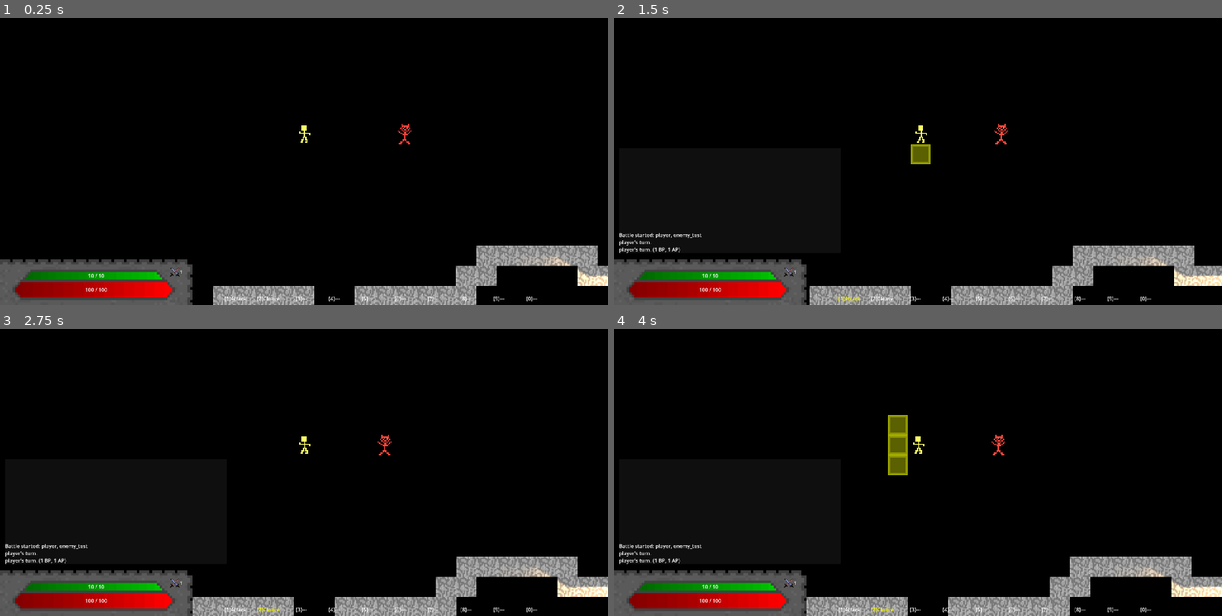
Above: before the commit, frames 1-4 (two rows, left to right).
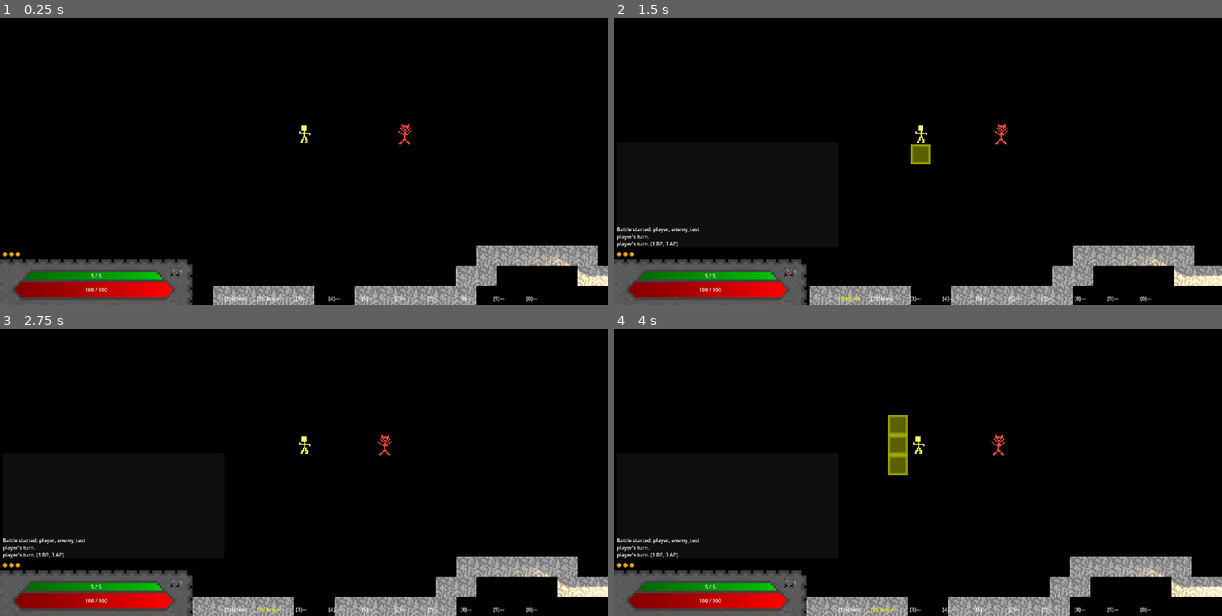
Above: after the commit, the same moments.

Repository: E-Rodowicz/Project-Fantasy
Game: Godot game, scene res://scenes/levels/world.tscn
Two runs of this game, one before a commit and one after it. Both use one fixed random seed, a clock stepped at 60 frames per second and the inputs below.
Inputs:
- Up to frame 1 (0.25 s): no input
- Up to frame 2 (1.5 s): tap Enter at 0.5 s; hold Right (ui_right) 0.53-1.28 s; tap 0 (ability_0) at 0.6 s; hold Down (ui_down) from 1.28 s (still down); tap 1 (ability_1) at 1.35 s
- Up to frame 3 (2.75 s): release Down (ui_down) at 2.03 s; hold Right (ui_right) from 2.03 s (still down); tap 2 (ability_2) at 2.1 s
- Up to frame 4 (4 s): release Right (ui_right) at 2.78 s; hold Up (ui_up) 2.78-3.53 s; tap 3 (ability_3) at 2.85 s; hold Left (ui_left) from 3.53 s (still down); tap 4 (ability_4) at 3.6 s

The runs differ from the first frame. In frame 1, less than 0.1% of the frame differs, in the area x 0-18%, y 81-91%; in frame 2, 0.5%, in the area x 0-18%, y 72-91%; in frame 3, 0.5%; in frame 4, 0.5%.

Commit message:
MP bar progression + AP orbs + MP over cursor

Diff:
--- a/scenes/gui/combat_log_display.tscn
+++ b/scenes/gui/combat_log_display.tscn
@@ -11,10 +11,10 @@
 
 [node name="PanelContainer" type="PanelContainer" parent="." unique_id=854032027]
 layout_mode = 0
-offset_left = 16.0
-offset_top = 584.0
-offset_right = 716.0
-offset_bottom = 916.0002
+offset_left = 9.32
+offset_top = 566.1
+offset_right = 709.32
+offset_bottom = 898.10016
 
 [node name="RichTextLabel" type="RichTextLabel" parent="PanelContainer" unique_id=311139901]
 layout_mode = 2
--- a/scenes/gui/player_hud.gd
+++ b/scenes/gui/player_hud.gd
@@ -4,31 +4,106 @@
 @onready var hp_label: Label = $anchor/hp_bar/hp_label
 
 @onready var mp_bar: TextureProgressBar = $anchor/mp_bar
-@onready var mp_label: Label = $anchor/mp_bar/mp_label
+@onready var mp_bar_preview: TextureProgressBar = $anchor/mp_bar_preview
+@onready var mp_label: Label = $anchor/mp_label
 
 @onready var bp_icon: TextureRect = $anchor/bp_icon
 @onready var bp_label: Label = $anchor/bp_icon/bp_label
 
+@onready var ap_container: HBoxContainer = $anchor/ap_container
+
+var orb_filled: Texture2D = preload("res://assets/sprites/ap_orb_filled.png")
+var orb_empty: Texture2D = preload("res://assets/sprites/ap_orb_empty.png")
+var orb_nodes: Array = []
+
+var mp_flash_sheet: Texture2D = preload("res://assets/sprites/mp_bar_flash-Sheet.png")
+var mp_flash_frames: Array = []
+var mp_flash_frame: int = 0
+var mp_flash_timer: float = 0.0
+
+const MP_FLASH_FRAME_COUNT: int = 6
+const MP_FLASH_FPS: float = 10.0
+
 func _ready() -> void:
 	process_mode = Node.PROCESS_MODE_ALWAYS
+	var frame_width: float = mp_flash_sheet.get_width() / MP_FLASH_FRAME_COUNT
+	var frame_height: float = mp_flash_sheet.get_height()
+	for i in range(MP_FLASH_FRAME_COUNT):
+		var atlas: AtlasTexture = AtlasTexture.new()
+		atlas.atlas = mp_flash_sheet
+		atlas.region = Rect2(i * frame_width, 0, frame_width, frame_height)
+		mp_flash_frames.append(atlas)
 
-func _process(_delta: float) -> void:
+func _process(delta: float) -> void:
 	# HP
 	hp_bar.max_value = PlayerData.max_hp
 	hp_bar.value = PlayerData.current_hp
 	hp_label.text = str(PlayerData.current_hp) + " / " + str(PlayerData.max_hp)
 
 	# MP
-	mp_bar.max_value = PlayerData.mp_max
-	if BattleManager.active and BattleManager.player_turn != null:
-		mp_bar.value = BattleManager.player_turn.mp_budget
-		mp_label.text = str(BattleManager.player_turn.mp_budget) + " / " + str(PlayerData.mp_max)
-	else:
-		mp_bar.value = PlayerData.mp_max
-		mp_label.text = str(PlayerData.mp_max) + " / " + str(PlayerData.mp_max)
+	_update_mp_display(delta)
 
 	# BP
 	if BattleManager.active and BattleManager.player_turn != null:
 		bp_label.text = str(BattleManager.player_turn.bp_remaining)
 	else:
 		bp_label.text = str(PlayerData.bp_max)
+
+	# AP
+	_update_ap_display()
+
+func _update_ap_display() -> void:
+	var max_ap: int = PlayerData.ap_max
+	var current_ap: int = PlayerData.ap_max
+
+	if BattleManager.active and BattleManager.player_turn != null:
+		current_ap = BattleManager.player_turn.ap_remaining
+
+	# Adds orbs if max ap increases.
+	while orb_nodes.size() < max_ap:
+		var orb: TextureRect = TextureRect.new()
+		orb.texture_filter = CanvasItem.TEXTURE_FILTER_NEAREST
+		ap_container.add_child(orb)
+		orb_nodes.append(orb)
+
+	# Removes orbs if max AP decreases.
+	while orb_nodes.size() > max_ap:
+		var orb: TextureRect = orb_nodes.pop_back()
+		orb.queue_free()
+
+	# Sets orbs to be full or empty.
+	for i in range(orb_nodes.size()):
+		if i < current_ap:
+			orb_nodes[i].texture = orb_filled
+		else:
+			orb_nodes[i].texture = orb_empty
+
+func _update_mp_display(delta: float) -> void:
+	var max_mp: int = PlayerData.get_max_mp()
+	mp_bar.max_value = max_mp
+	mp_bar_preview.max_value = max_mp
+
+	if BattleManager.active and BattleManager.player_turn != null:
+		var current_mp: int = BattleManager.player_turn.mp_budget
+		var planned_cost: int = BattleManager.player_turn.path_cost
+
+		mp_bar_preview.value = current_mp
+		mp_bar.value = current_mp - planned_cost
+
+		mp_label.text = str(current_mp - planned_cost) + " / " + str(max_mp)
+
+		# Animate the flash when there's a planned path.
+		if planned_cost > 0:
+			mp_flash_timer += delta
+			if mp_flash_timer >= 1.0 / MP_FLASH_FPS:
+				mp_flash_timer -= 1.0 / MP_FLASH_FPS
+				mp_flash_frame = (mp_flash_frame + 1) % MP_FLASH_FRAME_COUNT
+			mp_bar_preview.texture_progress = mp_flash_frames[mp_flash_frame]
+		else:
+			# No planned path — reset animation to frame 0.
+			mp_flash_timer = 0.0
+			mp_flash_frame = 0
+	else:
+		mp_bar.value = max_mp
+		mp_bar_preview.value = max_mp
+		mp_label.text = str(max_mp) + " / " + str(max_mp)
--- a/scenes/gui/player_hud.tscn
+++ b/scenes/gui/player_hud.tscn
@@ -21,6 +21,15 @@
 anchor_bottom = 1.0
 grow_horizontal = 2
 grow_vertical = 2
+
+[node name="ap_container" type="HBoxContainer" parent="anchor" unique_id=1075018109]
+layout_direction = 2
+layout_mode = 0
+offset_left = 8.0
+offset_top = 912.0
+offset_right = 648.0
+offset_bottom = 920.0
+theme_override_constants/separation = 4
 
 [node name="hp_bar" type="TextureProgressBar" parent="anchor" unique_id=1162361743]
 texture_filter = 1
@@ -51,6 +60,33 @@
 vertical_alignment = 1
 autowrap_mode = 2
 
+[node name="mp_label" type="Label" parent="anchor" unique_id=379989357]
+top_level = true
+layout_mode = 1
+anchors_preset = -1
+anchor_left = 0.518
+anchor_top = 0.609
+anchor_right = 0.518
+anchor_bottom = 0.609
+offset_left = -738.56
+offset_top = 318.27997
+offset_right = -642.56
+offset_bottom = 341.27997
+grow_horizontal = 2
+grow_vertical = 2
+horizontal_alignment = 1
+vertical_alignment = 1
+autowrap_mode = 2
+
+[node name="mp_bar_preview" type="TextureProgressBar" parent="anchor" unique_id=1289843670]
+layout_mode = 0
+offset_left = 72.0
+offset_top = 968.0
+offset_right = 520.0
+offset_bottom = 1000.0
+nine_patch_stretch = true
+texture_under = ExtResource("5_pfsq8")
+
 [node name="mp_bar" type="TextureProgressBar" parent="anchor" unique_id=186894263]
 layout_mode = 0
 offset_left = 72.0
@@ -58,25 +94,7 @@
 offset_right = 520.0
 offset_bottom = 1000.0
 nine_patch_stretch = true
-texture_under = ExtResource("5_pfsq8")
 texture_progress = ExtResource("6_iouey")
-
-[node name="mp_label" type="Label" parent="anchor/mp_bar" unique_id=379989357]
-layout_mode = 1
-anchors_preset = -1
-anchor_left = 0.518
-anchor_top = 0.609
-anchor_right = 0.518
-anchor_bottom = 0.609
-offset_left = -48.063995
-offset_top = -11.488001
-offset_right = 47.936005
-offset_bottom = 11.511999
-grow_horizontal = 2
-grow_vertical = 2
-horizontal_alignment = 1
-vertical_alignment = 1
-autowrap_mode = 2
 
 [node name="bp_icon" type="TextureRect" parent="anchor" unique_id=1878919694]
 layout_mode = 0
--- a/scripts/autoloaders/BattleManager.gd
+++ b/scripts/autoloaders/BattleManager.gd
@@ -60,7 +60,7 @@
 	player_turn.process_mode = Node.PROCESS_MODE_ALWAYS
 	add_child(player_turn)
 	player_turn.turn_finished.connect(_on_player_turn_finished)
-	player_turn.start(current_combatant, world_layer, overlay, combatants, 10)
+	player_turn.start(current_combatant, world_layer, overlay, combatants, PlayerData.get_max_mp())
 
 func _on_player_turn_finished() -> void:
 	player_turn.queue_free()
--- a/scripts/autoloaders/PlayerData.gd
+++ b/scripts/autoloaders/PlayerData.gd
@@ -42,13 +42,14 @@
 
 var learned_abilities: Array = []
 
-# HP
 var max_hp: int = 100
 var current_hp: int = 100
-
-var mp_max: int = 10
 var bp_max: int = 1
 var ap_max: int = 0
+var mp_override: int = -1
+
+const BASE_MP: int = 5
+const MP_PER_SPEED_PER_LEVEL: float = 0.25
 
 # ============================================================
 # LIFE SKILLS
@@ -91,7 +92,7 @@
 func _ready() -> void:
 	learn_ability("cleave")
 	hotbar[1] = "cleave"
-	ap_max = 1
+	ap_max = 3
 	add_quest({
 		"id": "imp_in_attic",
 		"title": "The Imp in the Attic",
@@ -273,6 +274,16 @@
 	current_hp = min(max_hp, current_hp + amount)
 
 # ============================================================
+# FUNCTIONS - MP
+# ============================================================
+func get_max_mp() -> int:
+	if mp_override >= 0:
+		return mp_override
+	# Formula for MP amount.
+	var gained: int = int(speed * MP_PER_SPEED_PER_LEVEL * (combat_level - 1))
+	return BASE_MP + gained
+
+# ============================================================
 # FUNCTIONS - ABILITIES
 # ============================================================
 func has_ability(ability_id: String) -> bool:
--- a/scripts/combat/combatant_turn.gd
+++ b/scripts/combat/combatant_turn.gd
@@ -14,6 +14,10 @@
 var ap_remaining: int = 0
 var is_offhand_attack: bool = false
 
+var mp_label: Label = null
+var hit_label: Label = null
+var hit_labels: Array = []
+
 # State of everything.
 var mp_budget: int = 0
 var player_tile: Vector2i = Vector2i.ZERO
@@ -49,6 +53,8 @@
 
 const CURSOR_MOVE_RATE: float = 0.12
 var cursor_move_timer: float = 0.0
+
+var ui_root: Node2D = null
 
 # Emitted when the player ends their turn so BattleManager can advance.
 signal turn_finished
@@ -75,6 +81,11 @@
 	cursor_tile = player_tile
 
 	_recalculate_reachable()
+
+	ui_root = Node2D.new()
+	add_child(ui_root)
+	mp_label = _create_floating_label()
+	hit_label = _create_floating_label()
 
 	if ai_controlled:
 		# When a function uses await, it pauses at that line and lets the rest of the game keep
@@ -180,6 +191,45 @@
 		if mode == Mode.ABILITY:
 			active_hotbar_slot = slot
 
+func _create_floating_label() -> Label:
+	var label: Label = Label.new()
+	var font: Font = preload("res://assets/fonts/m3x6.ttf")
+	label.z_index = 100
+	label.horizontal_alignment = HORIZONTAL_ALIGNMENT_CENTER
+	label.texture_filter = CanvasItem.TEXTURE_FILTER_NEAREST
+	label.add_theme_font_override("font", font)
+	label.add_theme_font_size_override("font_size", 16)
+	label.add_theme_color_override("font_color", Color.WHITE)
+	label.add_theme_color_override("font_outline_color", Color.BLACK)
+	label.add_theme_constant_override("outline_size", 2)
+	label.visible = false
+	ui_root.add_child(label)
+
+	return label
+
+func _update_floating_labels() -> void:
+	# MP label belongs to MOVE mode, on a reachable tile that isn't the origin.
+	if mode == Mode.MOVE and reachable.has(cursor_tile) and cursor_tile != player_tile:
+		var total_cost: int = path_cost + reachable[cursor_tile]
+		mp_label.text = str(total_cost) + " MP"
+		mp_label.position = world_layer.map_to_local(cursor_tile) + Vector2(-8, -6)
+		mp_label.visible = true
+	else:
+		mp_label.visible = false
+
+	# Hit label belongs to ATTACK mode, on an enemy.
+	if mode == Mode.ATTACK and _tile_has_combatant(cursor_tile):
+		var target: Node = _combatant_on_tile(cursor_tile)
+		if target != null:
+			var hit_chance: float = 1.0 - _get_dodge_chance(target)
+			hit_label.text = str(roundi(hit_chance * 100)) + "%"
+			hit_label.position = world_layer.map_to_local(cursor_tile) + Vector2(6, -10)
+			hit_label.visible = true
+		else:
+			hit_label.visible = false
+	else:
+		hit_label.visible = false
+
 func _enter_ability_mode(ability_id: String) -> void:
 	var ability: Dictionary = AbilityDB.get_ability(ability_id)
 	if ability.is_empty():
@@ -207,6 +257,7 @@
 
 	active_ability = ability
 	mode = Mode.ABILITY
+	_update_floating_labels()
 	ability_direction = Vector2i.ZERO
 	ability_tiles.clear()
 	overlay.clear_all()
@@ -503,7 +554,8 @@
 		_redraw_attack()
 		return
 	# Paint all reachable tiles soft green.
-	overlay.paint_soft_green(reachable.keys())
+	if reachable.size() > 1:
+		overlay.paint_soft_green(reachable.keys())
 	# Mid green for commited path.
 	if full_path.size() > 0:
 		overlay.paint_mid_green(full_path)
@@ -516,25 +568,22 @@
 		overlay.paint_final_waypoint(waypoints.back())
 	# Paint the cursor tile on top with the right colour.
 	_paint_cursor()
+	# Show MP cost when hobering over a reachable tile.
+	if reachable.has(cursor_tile) and cursor_tile != player_tile:
+		var total_cost: int = path_cost + reachable[cursor_tile]
+		mp_label.text = str(total_cost) + "MP"
+		mp_label.position = world_layer.map_to_local(cursor_tile)
+		mp_label.visible = true
+	else:
+		mp_label.visible = false
 
 func _paint_cursor() -> void:
-	# Prevents painting over final waypoint.
 	if not waypoints.is_empty() and cursor_tile == waypoints.back():
 		return
-	if cursor_tile == player_tile:
+	if reachable.has(cursor_tile) and cursor_tile != player_tile:
+		overlay.paint_yellow(cursor_tile)
+	else:
 		overlay.paint_grey(cursor_tile)
-	# Is Combatant on this tile? PURPLE.
-	elif _tile_has_combatant(cursor_tile):
-		overlay.paint_purple(cursor_tile)
-	# Reachable within budget? YELLOW.
-	elif reachable.has(cursor_tile):
-		overlay.paint_yellow(cursor_tile)
-	# Not a wall but unreachable in budget? GREY.
-	elif world_layer.get_cell_source_id(cursor_tile) == -1:
-		overlay.paint_grey(cursor_tile)
-	# Wall/blocked? RED.
-	else:
-		overlay.paint_red(cursor_tile)
 
 func _tile_has_combatant(tile: Vector2i) -> bool:
 	for c in combatants:
@@ -567,6 +616,7 @@
 	path_cost = 0
 
 	mode = Mode.ATTACK
+	_update_floating_labels()
 	has_target = false
 	_build_attack_range()
 
@@ -663,11 +713,7 @@
 		return randi_range(combatant.stats.base_damage_min, combatant.stats.base_damage_max)
 
 func _try_attack(target: Node) -> void:
-	var dodge_chance: float = 0.0
-	if target.is_in_group("player"):
-		dodge_chance = 0.05 * PlayerData.dexterity
-	else:
-		dodge_chance = target.stats.get_dodge_chance()
+	var dodge_chance: float = _get_dodge_chance(target)
 
 	var hit_roll: float = randf()
 	if hit_roll < dodge_chance:
@@ -723,6 +769,7 @@
 		overlay.paint_purple(cursor_tile)
 	else:
 		overlay.paint_yellow(cursor_tile)
+	_update_floating_labels()
 
 func end_turn() -> void:
 	overlay.clear_all()
@@ -858,3 +905,8 @@
 
 	# Wait for the tween to finish before continuing.
 	await tween.finished
+
+func _get_dodge_chance(target: Node) -> float:
+	if target.is_in_group("player"):
+		return 0.05 * PlayerData.dexterity
+	return target.stats.get_dodge_chance()
Binary file added: assets/fonts/m3x6.ttf
Not shown, added: assets/fonts/m3x6.ttf.import
Binary file added: assets/fonts/m5x7.ttf
Not shown, added: assets/fonts/m5x7.ttf.import
Binary file added: assets/sprites/ap_orb_empty.png
Not shown, added: assets/sprites/ap_orb_empty.png.import
Binary file added: assets/sprites/ap_orb_filled.png
Not shown, added: assets/sprites/ap_orb_filled.png.import
Binary file added: assets/sprites/mp_bar_flash-Sheet.png
Not shown, added: assets/sprites/mp_bar_flash-Sheet.png.import
Binary file added: assets/sprites/mp_bar_flash.aseprite
Binary file added: assets/sprites/mp_bar_flash.png
(and 2 more such lines)
